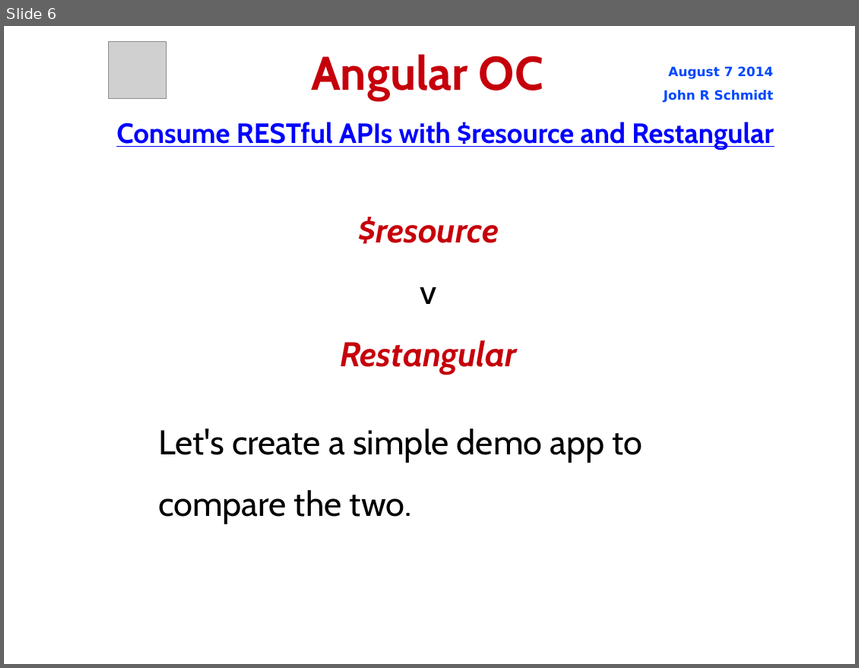
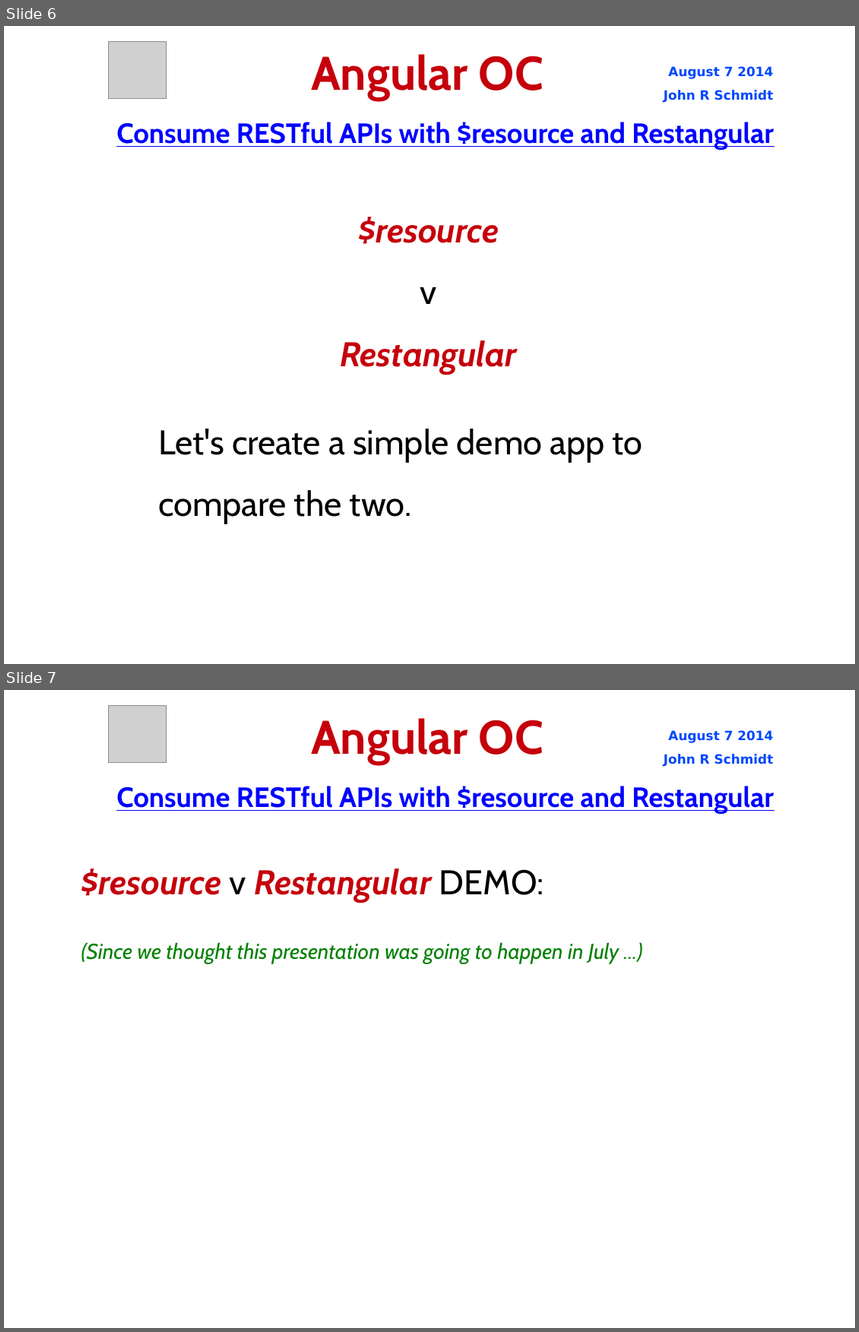
Before and after one commit to jrschmidt/fifa-angular-rest-demo, a slide deck: fifa.odp. Shown one above the other, each under a label of ours: slide 6 before the commit, slides 6 and 7 after it. The pictures are 859x668 and 859x1332 pixels, drawn with LibreOffice and Linux fonts; fonts in the diff are those of the drawing; grey boxes stand for pictures; background and template pictures are left out. Boxes give left, top, right and bottom in pixels: in the first picture for what was removed or moved away, otherwise in the second. Text is boxed around its words. In the diff, an @@ line names an element or a change of style, - is before the commit and + after.

```diff
--- a/fifa.odp
+++ b/fifa.odp
@@ slide 7 added at (4,690,855,1328), background picture (left out) @@
@@ picture added at (108,705,166,763) @@
@@ title added at (311,718,544,764), 44 pt, text #C5000B, bold @@
+Angular OC
@@ text added at (664,730,774,767), 12 pt, text #0047FF, bold @@
+August 7 2014
+John R Schmidt
@@ text added at (116,786,774,814), 26 pt, text #0000FF, bold, underline @@
+Consume RESTful APIs with $resource and Restangular
@@ subtitle added at (82,869,544,903), 32 pt, text #C5000B, bold, italic @@
+$resource v Restangular DEMO:
@@ text added at (82,942,619,964), 20 pt, text #008000, italic @@
+(Since we thought this presentation was going to happen in July ...)
```
Also in this commit, not shown: 4 slides changed.
